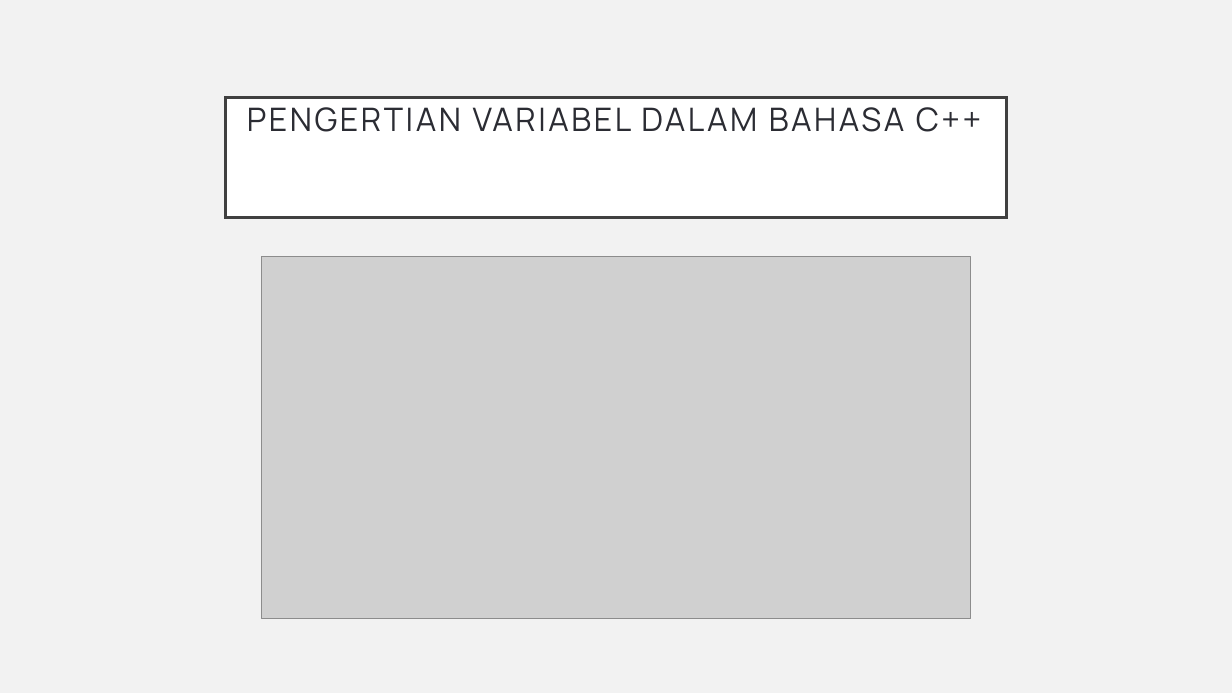
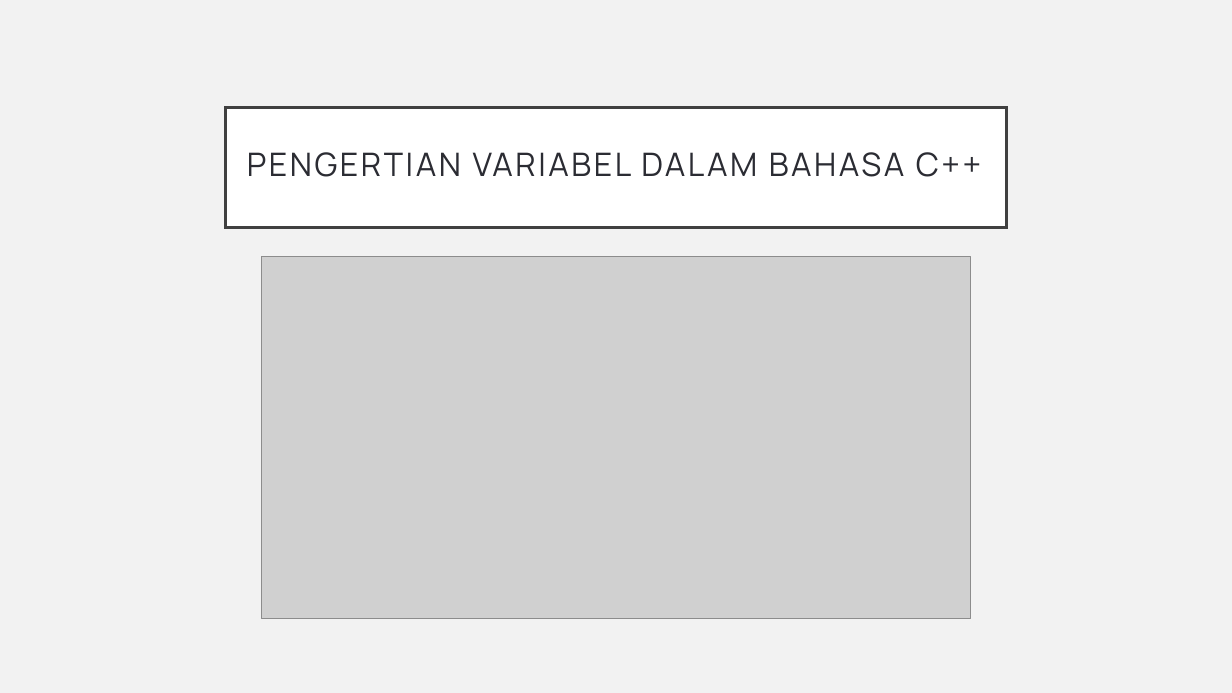
Before and after one commit to adithairun/materi-cpp, a slide deck: slide 2 of dunia ilkom/2 Variabel dan tipe data dalam Bahasa C++.pptx. Drawn at 1232x693 pixels with LibreOffice and Linux fonts; fonts in the diff are those of the drawing; grey boxes stand for pictures. Boxes give left, top, right and bottom in pixels: in the first picture for what was removed or moved away, otherwise in the second. Text is boxed around its words. In the diff, an @@ line names an element or a change of style, - is before the commit and + after.

```diff
--- a/dunia ilkom/2 Variabel dan tipe data dalam Bahasa C++.pptx
+++ b/dunia ilkom/2 Variabel dan tipe data dalam Bahasa C++.pptx
@@ title "PENGERTIAN VARIABEL DALAM BAHASA C++": place and size @@
-title "PENGERTIAN VARIABEL DALAM BAHASA C++" at bbox=[226, 97, 1006, 217]
+title "PENGERTIAN VARIABEL DALAM BAHASA C++" at bbox=[226, 107, 1006, 227]
```
Also in this commit, not shown: 5 other files.
